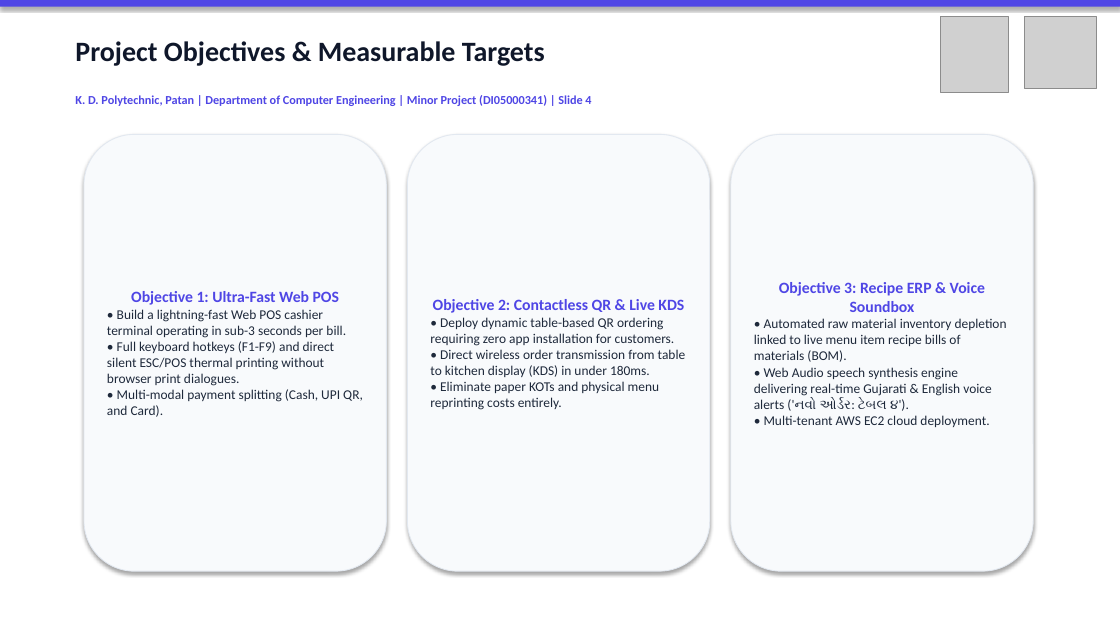
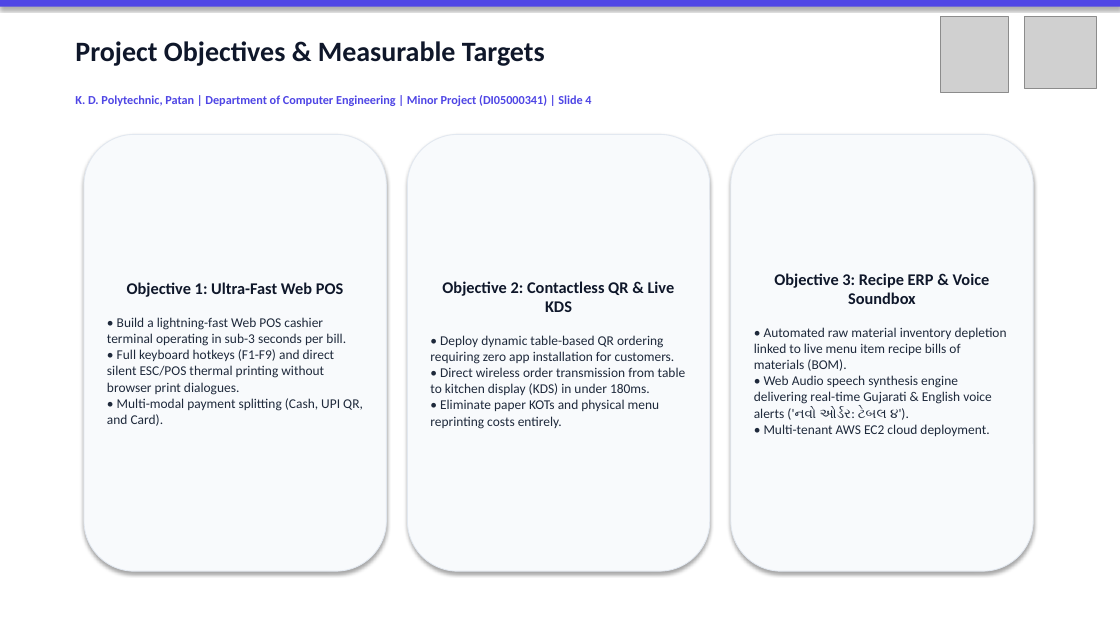
Before and after one commit to Shubh-Patel-07/DineFlow-AI, a slide deck: slide 4 of docs/DineFlow_AI_GTU_Minor_Project_Presentation.pptx. Drawn at 1120x630 pixels with LibreOffice and Linux fonts; fonts in the diff are those of the drawing; grey boxes stand for pictures. Boxes give left, top, right and bottom in pixels: in the first picture for what was removed or moved away, otherwise in the second. Text is boxed around its words. In the diff, an @@ line names an element or a change of style, - is before the commit and + after.

```diff
--- a/docs/DineFlow_AI_GTU_Minor_Project_Presentation.pptx
+++ b/docs/DineFlow_AI_GTU_Minor_Project_Presentation.pptx
@@ text in rounded rectangle at (127,282,343,297): size 13.5 to 14 pt, text colour #4F46E5 to #0F172A in "Objective 1: Ultra-Fast Web POS" @@
@@ text in rounded rectangle at (442,281,675,312): size 13.5 to 14 pt, text colour #4F46E5 to #0F172A in "Objective 2: Contactless QR & Live KDS" @@
@@ text in rounded rectangle at (774,273,990,304): size 13.5 to 14 pt, text colour #4F46E5 to #0F172A in "Objective 3: Recipe ERP & Voice Soundbox" @@
```
Also in this commit, not shown: 9 other slides changed, 1 slide added, 1 slide removed, 1 other file.
